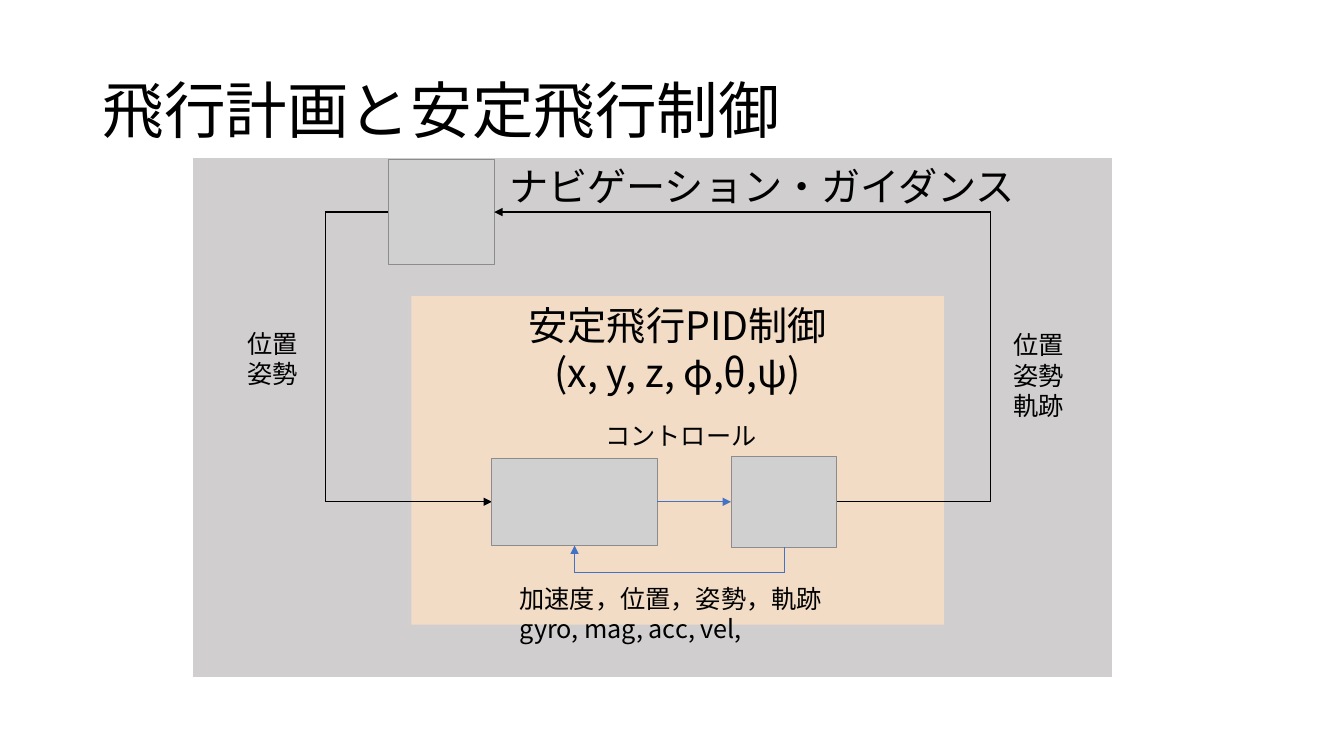
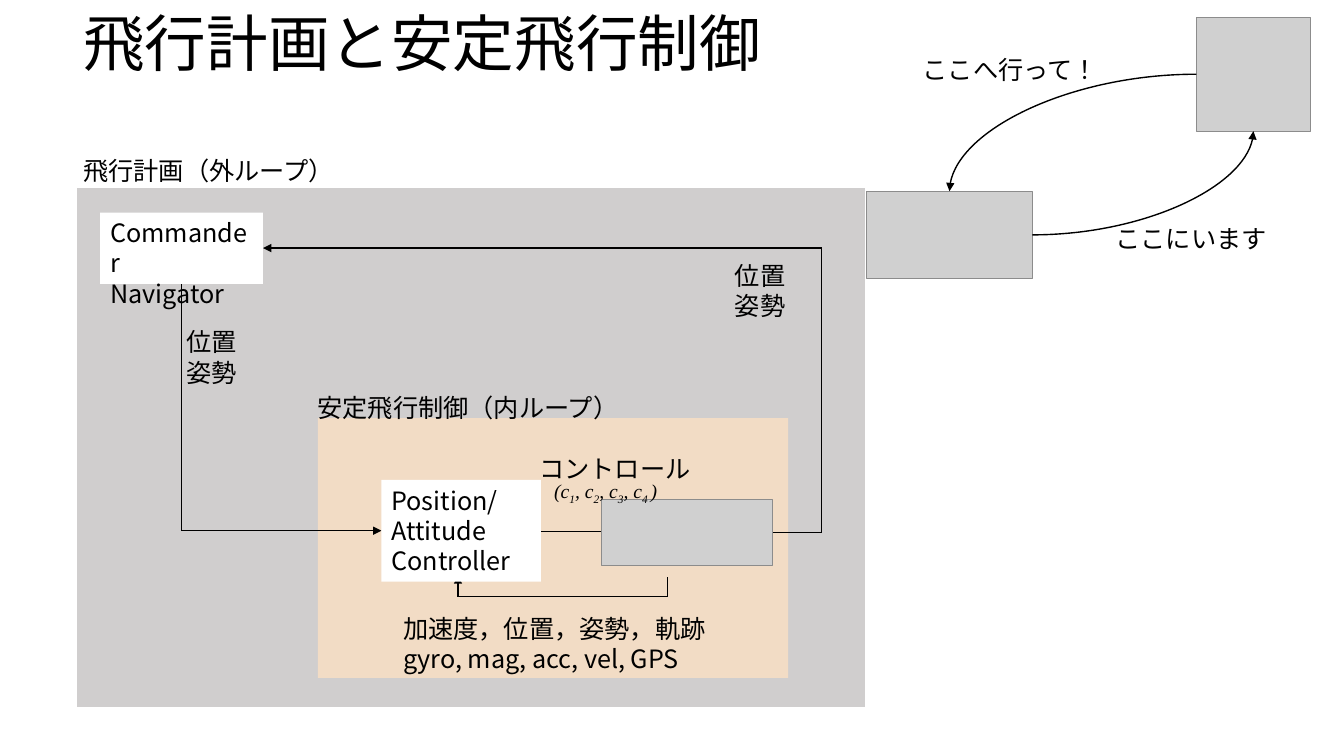
Before and after one commit to toppers/hakoniwa-px4sim, a slide deck: slide 13 of drone_physics/drone_frames.pptx (slide 9 before the commit). Drawn at 1344x756 pixels with LibreOffice and Linux fonts; fonts in the diff are those of the drawing; grey boxes stand for pictures. Boxes give left, top, right and bottom in pixels: in the first picture for what was removed or moved away, otherwise in the second. Text is boxed around its words. In the diff, an @@ line names an element or a change of style, - is before the commit and + after.

```diff
--- a/drone_physics/drone_frames.pptx
+++ b/drone_physics/drone_frames.pptx
@@ title "飛行計画と安定飛行制御": place and size @@
-title "飛行計画と安定飛行制御" at (102, 81, 780, 138)
+title "飛行計画と安定飛行制御" at (83, 14, 761, 71)
@@ picture added at (1197, 17, 1311, 131) @@
@@ text added at (923, 58, 1098, 81), 18 pt, text #000000 @@
+ここへ行って！
@@ curved arrow added from (1197, 75) to (950, 192), #000000 1 pt @@
@@ curved arrow added from (1032, 235) to (1253, 131), #000000 1 pt @@
@@ text added at (83, 158, 333, 183), 18 pt, text #000000 @@
+飛行計画（外ループ）
@@ picture removed at (388, 159, 494, 265) @@
@@ text removed at (509, 168, 1015, 212) @@
-ナビゲーション・ガイダンス
@@ rectangle: place and size @@
-rectangle at (194, 159, 1112, 678)
+rectangle at (78, 189, 865, 707)
@@ picture: place and size @@
-picture at (492, 459, 657, 546)
+picture at (867, 192, 1032, 279)
@@ rectangle added at (100, 213, 262, 284), fill #FFFFFF, 18 pt, text #000000 @@
+Commander
+Navigator
@@ text added at (1116, 223, 1267, 250), 18 pt, text #000000 @@
+ここにいます
@@ elbow arrow moved from (837, 502) - (494, 212) to (772, 532) - (263, 248) @@
@@ text "位置": place and size @@
-text "位置" at (1013, 333, 1063, 417)
+text "位置" at (735, 264, 785, 317)
@@ elbow arrow moved from (388, 212) - (492, 502) to (181, 284) - (381, 531) @@
@@ text "位置": place and size @@
-text "位置" at (248, 332, 298, 385)
+text "位置" at (186, 330, 236, 384)
@@ text in rectangle at (529, 307, 827, 396): text removed @@
-安定飛行PID制御
-(x, y, z, φ,θ,ψ)
@@ rectangle: place and size @@
-rectangle at (411, 296, 944, 625)
+rectangle at (318, 418, 788, 679)
@@ text added at (318, 395, 619, 420), 18 pt, text #000000 @@
+安定飛行制御（内ループ）
@@ text at (1013, 394, 1063, 417): paragraph removed @@
-軌跡
@@ text "コントロール" rewrapped from (605, 425, 756, 446) to (539, 458, 690, 484) @@
@@ text added at (544, 474, 673, 508), 14 pt, text #000000, italic @@
+(c1, c2, c3, c4 )
@@ picture removed at (731, 457, 837, 547) @@
@@ rectangle added at (381, 480, 540, 582), fill #FFFFFF, 18 pt, text #000000 @@
+Position/
+Attitude
+Controller
@@ picture added at (601, 500, 772, 566) @@
@@ arrow moved from (657, 502) - (731, 502) to (541, 532) - (615, 532) @@
@@ arrow (541, 532) - (615, 532): stroke #4472C4 0.5 pt to #000000 1 pt @@
@@ elbow arrow moved from (784, 547) - (575, 545) to (667, 578) - (458, 576) @@
@@ elbow arrow (667, 578) - (458, 576): stroke #4472C4 0.5 pt to #000000 1 pt @@
@@ text "加速度，位置，姿勢，軌跡": place and size @@
-text "加速度，位置，姿勢，軌跡" at (520, 586, 822, 644)
+text "加速度，位置，姿勢，軌跡" at (403, 616, 705, 674)
@@ text at (403, 648, 679, 674): text changed @@
-gyro, mag, acc, vel,
+gyro, mag, acc, vel, GPS
```
Also in this commit, not shown: 7 other slides changed, 7 slides added, 1 slide removed, 2 other files.
